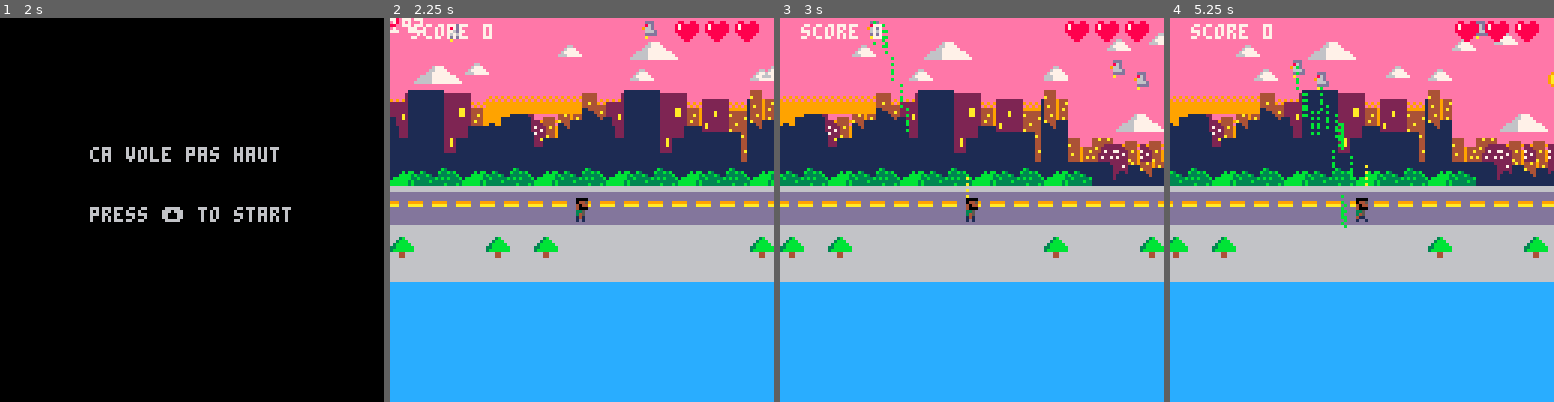
Above: before the commit, frames 1-4 (left to right).
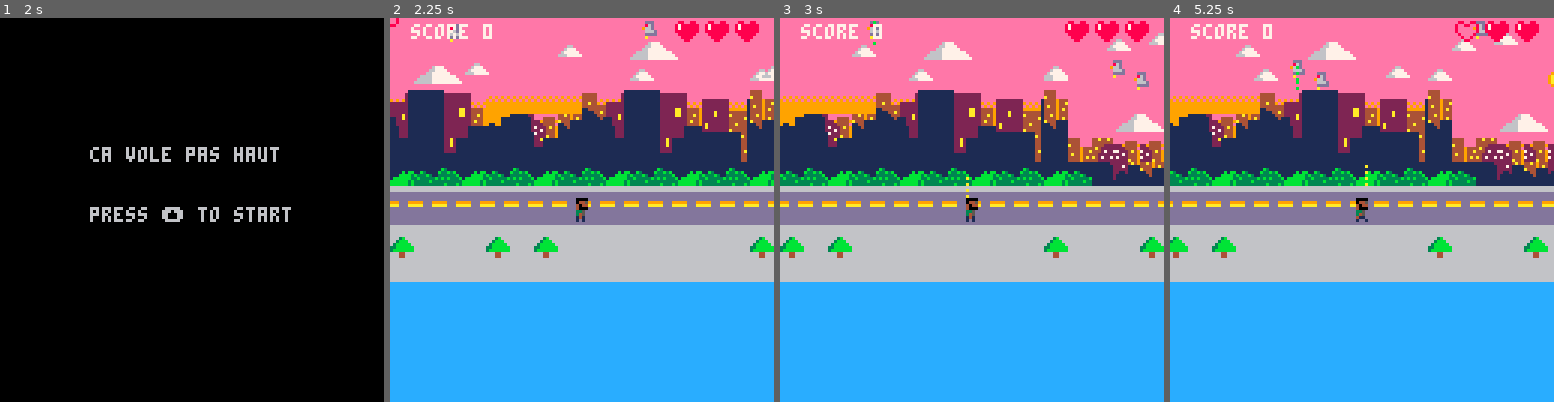
Above: after the commit, the same moments.

Repository: julie17-d/projet-collectif---pico-8
Game: PICO-8 cartridge commun.p8
Two runs of this game, one before a commit and one after it. Both use one fixed random seed, a clock stepped at 60 frames per second and the inputs below.
Inputs:
- Up to frame 1 (2 s): tap X (X key) at 0.33, 1.07, 1.85 s; tap O (Z key) at 0.7, 1.7 s; hold Right from 1.6 s (still down)
- Up to frame 2 (2.25 s): release Right at 2.1 s; tap O (Z key) at 2.1 s; hold Up from 2.15 s (still down)
- Up to frame 3 (3 s): release Up at 2.42 s; hold Right from 2.47 s (still down); tap O (Z key) at 2.5, 2.9 s; tap X (X key) at 2.97 s
- Up to frame 4 (5.25 s): release Right at 3.03 s; hold Left 3.08-3.58 s; tap O (Z key) every 0.4 s from 3.3 to 4.9 s; hold Down 3.63-3.97 s; hold Right 4.02-4.68 s; tap X (X key) at 4.08, 5.2 s; hold Up 4.73-5.03 s; hold Left from 5.08 s (still down)

Frame 1 is identical in both runs. In frame 2, 0.1% of the frame differs, in the area x 0-9%, y 0-4%; in frame 3, 0.2%; in frame 4, 0.6%, in the area x 34-80%, y 1-55%.

Commit message:
lives work!!!!

Diff:
--- a/commun.p8
+++ b/commun.p8
@@ -15,6 +15,9 @@
 	ms =0
 
 	}
+
+	p={x=60,y=60,speed=1, life=3, timer=0}
+	first_sprt = fget(1,0)
 
 	--nuage
  clouds={}
@@ -226,7 +229,7 @@
 --game over
 function update_gameover()
  text_timer+=1
- if (btn(😐)) _init()
+ if (⬅️) _init()
 end
 
 function draw_gameover()
@@ -238,7 +241,7 @@
  	col=10
  end
  print("score:"..score,36,56,col)
- print("😐(m) pour reessayer",38,66,10)
+ print("⬅️ pour reessayer",38,66,10)
 end
 
 -->8
@@ -272,7 +275,6 @@
 		palt(7,true)
  	palt(0,false)
 	 spr(mama_sprite,900,40,4,4)
-  print(mama_sprite)
   palt(0,true)
  	palt(7,false)
 
@@ -297,10 +299,8 @@
 	for b in all(bullets) do
 		spr(18,b.x,b.y)
 	end
-	if ( affichage!=nil) then print(affichage,10,10,9)
- end
 	for f in all(fientes) do
-		spr(19,f.x,f.y)
+		draw_fientes()
 	end
 
 --blood
@@ -310,17 +310,26 @@
 	--score
 
 	print("score "..score,cam_x+7,2,7)
-
-	--vie
-
- 	spr(34,cam_x+95,1)
- 	spr(34,cam_x+105,1)
- 	spr(34,cam_x+115,1)
 
  	--flaque
  	function draw_flaque ()
  	 spr(48,x,y,1)
  	end
+
+		--vie
+	if p.life == 3 then
+	 	spr(34,cam_x+95,1)
+ 		spr(34,cam_x+105,1)
+ 		spr(34,cam_x+115,1)
+	elseif p.life == 2 then
+		spr(35,cam_x+95,1)
+ 		spr(34,cam_x+105,1)
+ 		spr(34,cam_x+115,1)
+	elseif p.life == 1 then
+		spr(35,cam_x+95,1)
+ 		spr(35,cam_x+105,1)
+ 		spr(34,cam_x+115,1)
+	end
 end
 
 
@@ -388,6 +397,7 @@
 	end
 	update_waves()
 
+	--fientes
 	update_fientes()
 
 	--sang/blood
@@ -476,9 +486,18 @@
         if fiente.y > p.y+10 then
             del(fientes,fiente)
         end
-		if collision(p, fiente) then
+		if collision(p, fiente)
+		and first_sprt == false then
 			del(fientes, fiente)
---		p.life -= 1
+			p.life -= 1
+			first_sprt = true
+		elseif collision(p, fiente)
+		and first_sprt == true then
+			p.timer += 1
+		end
+		if p.timer == 70 then
+			first_sprt = false
+			p.timer = 0
 		end
 		if p.life ==0 then
 			state= "game over"
